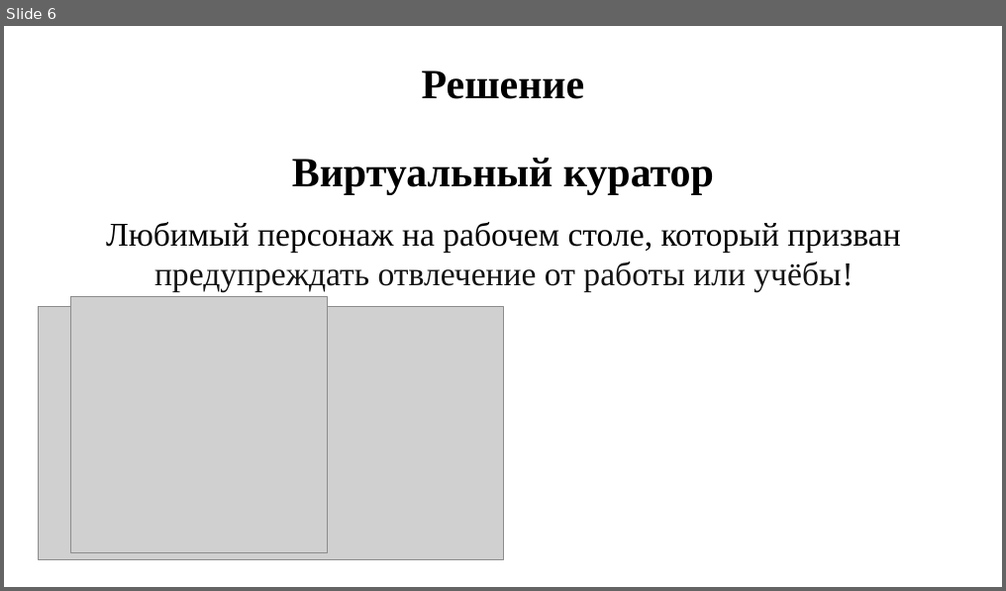
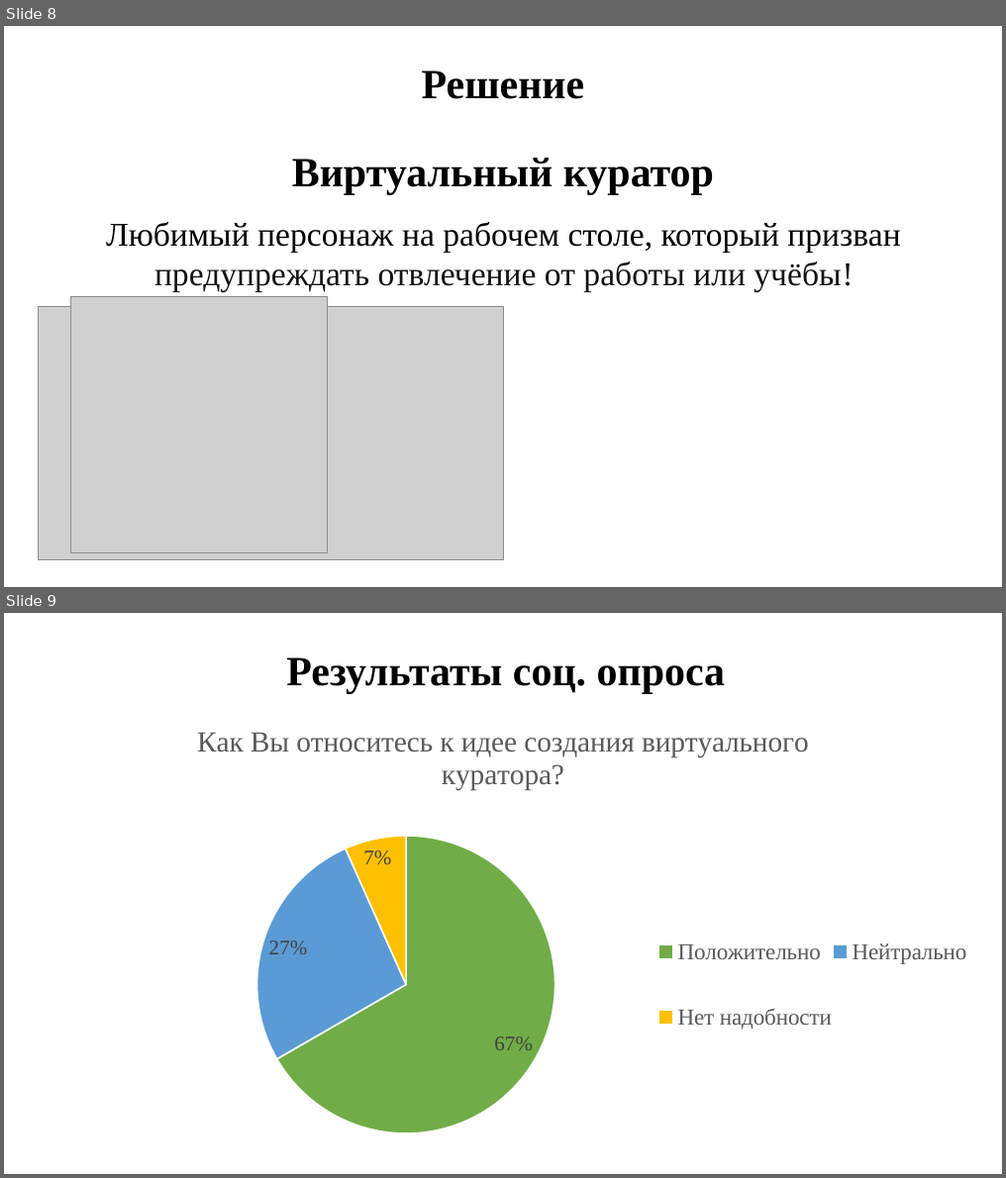
Before and after one commit to DronSyperlol/VirtualCurator, a slide deck: Docs/Куратор - виртуальный куратор.pptx. Shown one above the other, each under a label of ours: slide 6 before the commit, slides 8 and 9 after it. The pictures are 1006x591 and 1006x1178 pixels, drawn with LibreOffice and Linux fonts; fonts in the diff are those of the drawing; grey boxes stand for pictures. Boxes give left, top, right and bottom in pixels: in the first picture for what was removed or moved away, otherwise in the second. Text is boxed around its words. In the diff, an @@ line names an element or a change of style, - is before the commit and + after.

```diff
--- a/Docs/Куратор - виртуальный куратор.pptx
+++ b/Docs/Куратор - виртуальный куратор.pptx
@@ slide 9 added at <box>4,613,1002,1174</box>, background #FFFFFF @@
@@ text added at <box>286,658,726,693</box>, 40 pt, text #000000, bold @@
+Результаты соц. опроса
@@ pie chart added at <box>38,705,969,1145</box> @@
+title "Как Вы относитесь к идее создания виртуального куратора? "
+categories: Положительно, Нейтрально, Нет надобности
+Series 1: 67, 27, 7
@@ what was slide 6 is now slide 8 @@
```
Also in this commit, not shown: 3 slides changed.
